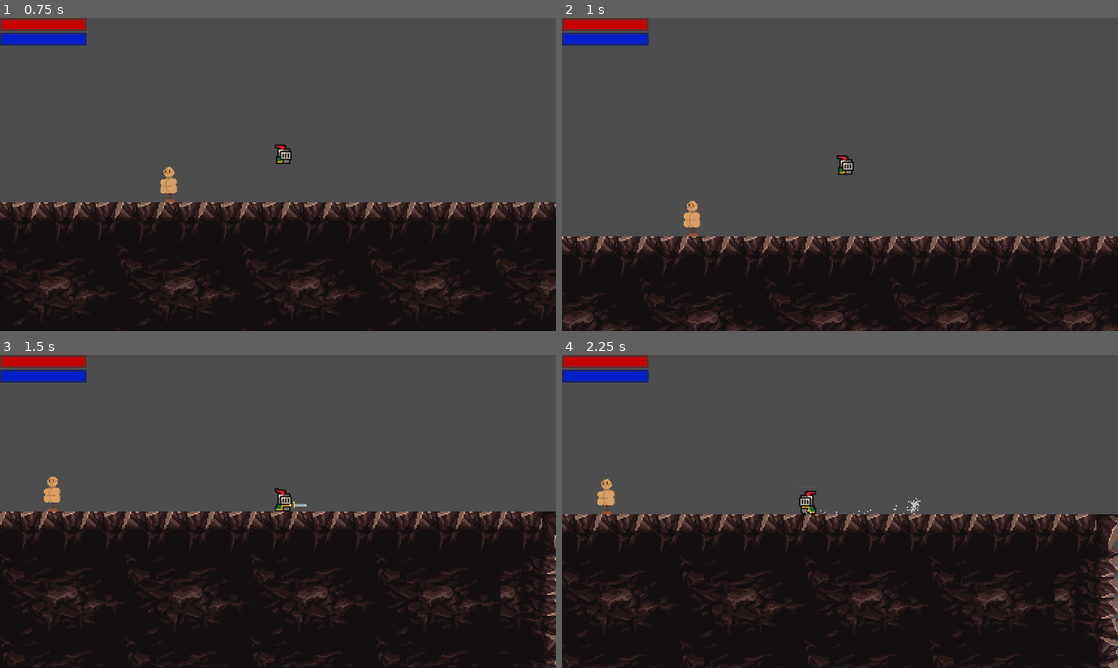
Above: before the commit, frames 1-4 (two rows, left to right).
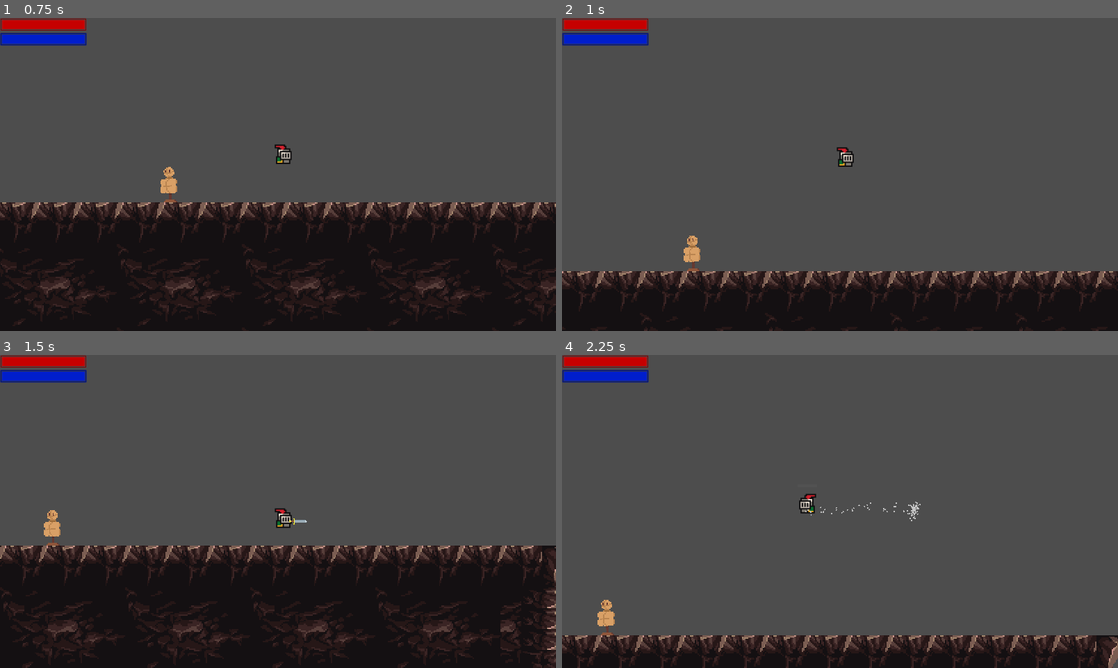
Above: after the commit, the same moments.

Repository: ToastedTeam/CaveGame
Game: Godot game, scene res://scenes/main.tscn
Two runs of this game, one before a commit and one after it. Both use one fixed random seed, a clock stepped at 60 frames per second and the inputs below. The engine's default icon, where the game draws it, is replaced by a stand-in: a white triangle on a blue panel in a dark square.
Inputs:
- Up to frame 1 (0.75 s): tap Enter (ui_accept) at 0.5 s; hold Right (player_move_right) from 0.53 s (still down); tap Up (player_jump) at 0.6 s
- Up to frame 2 (1 s): keep holding Right (player_move_right); tap Up (player_jump) at 0.77 s
- Up to frame 3 (1.5 s): keep holding Right (player_move_right); tap Up (player_jump) at 1.07 s; tap A (player_attack) at 1.35 s
- Up to frame 4 (2.25 s): tap Up (player_jump) at 1.52, 1.55, 1.82 s; release Right (player_move_right) at 2.03 s; hold Left (player_move_left) from 2.03 s (still down); tap D (player_dash) at 2.1 s

Frame 1 is identical in both runs. In frame 2, 15% of the frame differs, in the area x 0-100%, y 41-100%; in frame 3, 17%; in frame 4, 41%, in the area x 0-100%, y 39-100%.

Commit message:
added a very simple double-jump

Diff:
--- a/scenes/player.tscn
+++ b/scenes/player.tscn
@@ -1,9 +1,8 @@
-[gd_scene load_steps=31 format=3 uid="uid://8j1kl15f7ryq"]
+[gd_scene load_steps=32 format=3 uid="uid://8j1kl15f7ryq"]
 
 [ext_resource type="Script" path="res://scripts/player.gd" id="1_plpc0"]
 [ext_resource type="Texture2D" uid="uid://crrknnqcxgkk3" path="res://assets/sprites/knight.png" id="1_pmcpt"]
 [ext_resource type="Material" uid="uid://hkdd85186e42" path="res://shaders/SmoothPixel.tres" id="2_asdqb"]
-
 [ext_resource type="PackedScene" uid="uid://dv1lodecs50bs" path="res://scenes/weapon.tscn" id="4_5ek75"]
 [ext_resource type="PackedScene" uid="uid://nl220u532x7o" path="res://scenes/dash.tscn" id="4_62ocg"]
 
@@ -217,9 +216,6 @@
 
 [node name="Weapon" parent="FlipHandler" instance=ExtResource("4_5ek75")]
 position = Vector2(2, -5)
-
-[connection signal="timeout" from="AttackCooldown" to="." method="_on_attack_cooldown_end"]
-[connection signal="on_hit" from="FlipHandler/Weapon" to="." method="_on_entity_hit"]
 
 [node name="Dash" parent="." instance=ExtResource("4_62ocg")]
 
@@ -248,3 +244,6 @@
 one_shot = true
 preprocess = 0.2
 fixed_fps = 120
+
+[connection signal="timeout" from="AttackCooldown" to="." method="_on_attack_cooldown_end"]
+[connection signal="on_hit" from="FlipHandler/Weapon" to="." method="_on_entity_hit"]
--- a/scripts/player.gd
+++ b/scripts/player.gd
@@ -3,6 +3,7 @@
 # Defining Player constants
 const SPEED = 120.0
 const JUMP_VELOCITY = -300.0
+const MAX_JUMP_COUNT = 2
 const MAX_HP = 20
 const MAX_MANA = 100
 const BASE_DAMAGE = 5
@@ -31,7 +32,6 @@
 			current_hp = value
 
 		health_bar.value = current_hp
-
 var current_mana: int = MAX_MANA:
 	get:
 		return current_mana
@@ -43,14 +43,13 @@
 			current_mana = value
 
 		mana_bar.value = current_mana
-
 var damage: int = BASE_DAMAGE:
 	get:
 		return damage
 	set(value):
 		damage = value
-
 var canAttack = true;
+var jumpCount = 0;
 
 # Setting current
 func _ready() -> void:
@@ -96,8 +95,13 @@
 		velocity += get_gravity() * delta
 
 	# Handle jump.
-	if Input.is_action_just_pressed("player_jump") and is_on_floor():
+	# Resetting jump count
+	if is_on_floor() and jumpCount != 0:
+		jumpCount = 0
+	# Jumping
+	if Input.is_action_just_pressed("player_jump") and jumpCount < MAX_JUMP_COUNT:
 		velocity.y = JUMP_VELOCITY
+		jumpCount += 1
 
 	# Get the input direction and handle the movement/deceleration.
 	# As good practice, you should replace UI actions with custom gameplay actions.
